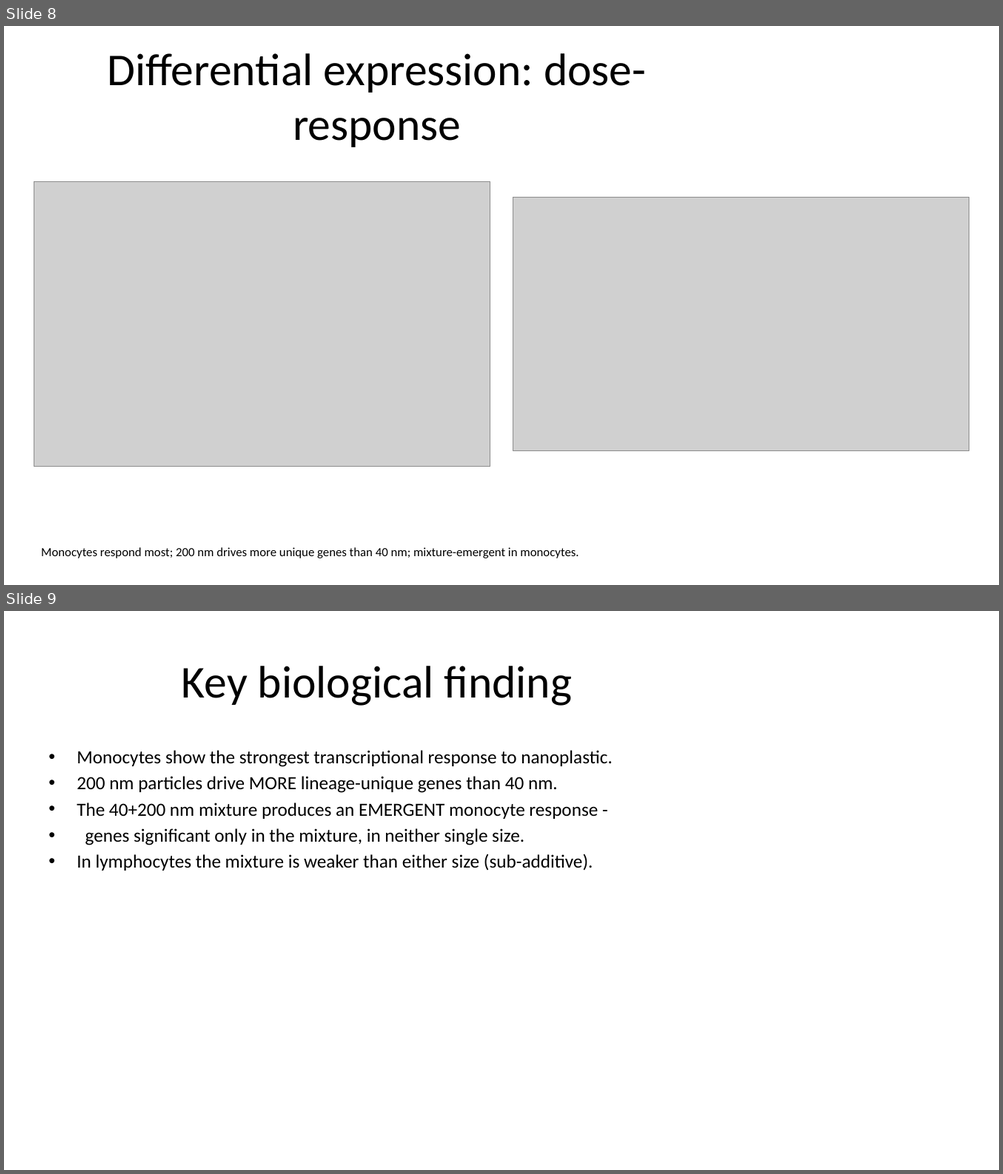
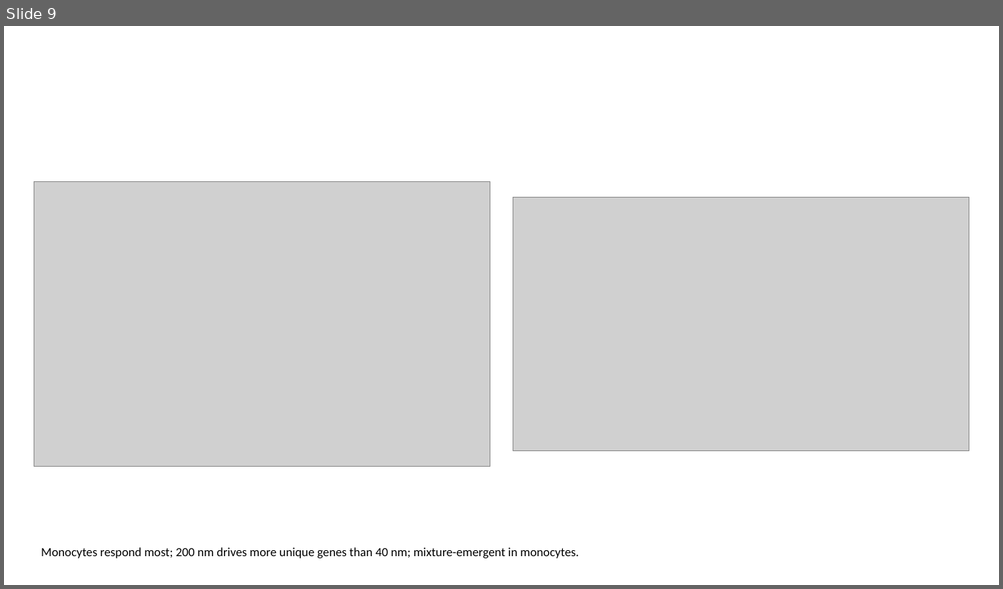
Before and after one commit to MegatronJeremy/ANOA-ANO, a slide deck: results/slides/GI_nanoplastic.pptx. Shown one above the other, each under a label of ours: slides 8 and 9 before the commit, slide 9 after it. The pictures are 1003x1174 and 1003x589 pixels, drawn with LibreOffice and Linux fonts; fonts in the diff are those of the drawing; grey boxes stand for pictures. Boxes give left, top, right and bottom in pixels: in the first picture for what was removed or moved away, otherwise in the second. Text is boxed around its words. In the diff, an @@ line names an element or a change of style, - is before the commit and + after.

Commit message:
fix: stretch text to full width; split overcrowded figure slides
Two issues after the 16:9 switch:
1. Title/bullet placeholders kept the built-in layout's ~9in (4:3) width, so
   text hugged the left with a dead band on the right -- looked off-centre.
   _stretch() now re-spans every text placeholder to the usable width.
2. The QC slide (violin strip 3.75:1 + scatter) and Bonus slide (module-scores
   + additivity 5:1) crammed two wide figures side by side, shrinking both to
   unreadable. Each is now split into two full-width single-figure slides.

Deck: 11 -> 13 slides. Verified: 0 narrow text placeholders, 0 figure overflow.

```diff
--- a/results/slides/GI_nanoplastic.pptx
+++ b/results/slides/GI_nanoplastic.pptx
@@ slide 9 removed at [4, 611, 999, 1170], background #FFFFFF @@
@@ title removed at [182, 666, 572, 706] @@
-Key biological finding
@@ text removed at [77, 750, 612, 871] @@
-• Monocytes show the strongest transcriptional response to nanoplastic.
-• 200 nm particles drive MORE lineage-unique genes than 40 nm.
-• The 40+200 nm mixture produces an EMERGENT monocyte response -
-• genes significant only in the mixture, in neither single size.
-• In lymphocytes the mixture is weaker than either size (sub-additive).
@@ what was slide 8 is now slide 9 @@
@@ slide 9 changed as well @@
@@ title removed at [108, 53, 646, 147] @@
-Differential expression: dose-response
```
Also in this commit, not shown: 4 other slides changed, 8 slides added, 5 other slides removed, 1 other file.
